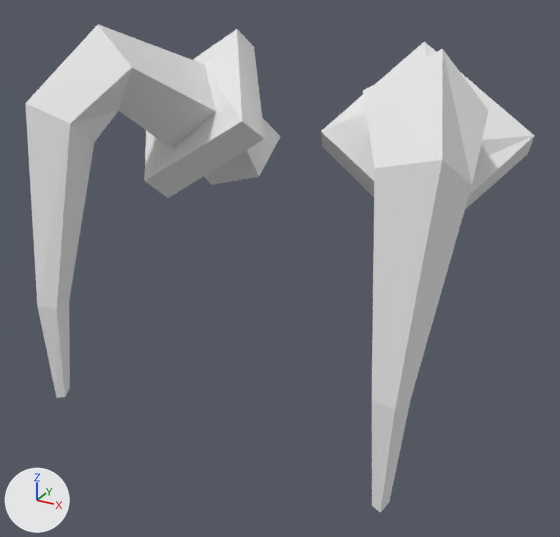
What one commit did to the OBJ model src/main/resources/assets/twintails/models/twintails_normal.obj.
Both versions are drawn from a 50 mm camera at (0.621, -1.497, 0.868) aimed at (0.022, -0.409, 0.324). The lights are fixed; the arrows at lower left show +X, +Y and +Z. Where no turn or scale is listed for an object, it has been applied to the vertices.

The older version as bpy lines, for what is in view:
```python
me_twintail_model = bpy.data.meshes.new('Twintail_Model')
me_twintail_model.from_pydata(...)  # 72 vertices, 68 faces; spans x -0.387..0.387, y -0.642..-0.122, z 0.083..0.72
me_twintail_model.materials.append(mat_none)  # white #e7e7e7
ob_twintail_model = bpy.data.objects.new('Twintail_Model', me_twintail_model)
ob_twintail_model.location = (0.0, 0.0, 0.0)
```
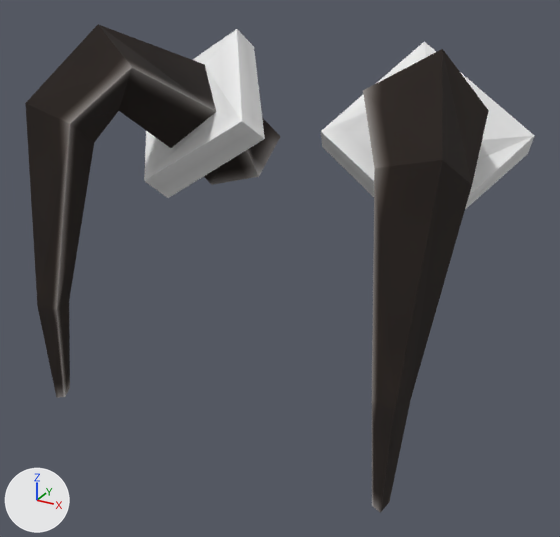
Changed parts and their boxes [x1, y1, x2, y2] in the pictures (560 x 537 px):
```json
{"object": "Twintail_Model", "change": "recoloured", "before": [25, 24, 492, 513], "after": [25, 24, 492, 513], "on screen": "grey to black"}
```

The change, as JSON lines over the scene's bpy script:
```json
{"op": "add", "block": "img_twintails_normal", "code": ["img_twintails_normal = load_image('twintails_normal', '../textures/models/twintails_normal.png', 32, 32, 'sRGB')"]}
{"op": "add", "block": "mat_normal", "code": ["mat_normal = principled_material('normal')", "mat_normal.texture = img_twintails_normal", "mat_normal.roughness = 1.0"]}
{"block": "me_twintail_model", "where": "me_twintail_model.from_pydata(...)  # 72 vertices, 68 faces; spans x -0.387..0.387, y -0.642..-0.122, z 0.083..0.72"}
{"op": "remove", "block": "me_twintail_model", "code": "me_twintail_model.materials.append(mat_none)  # white #e7e7e7"}
{"op": "add", "block": "me_twintail_model", "code": "me_twintail_model.materials.append(mat_normal)  # picture img_twintails_normal"}
```
